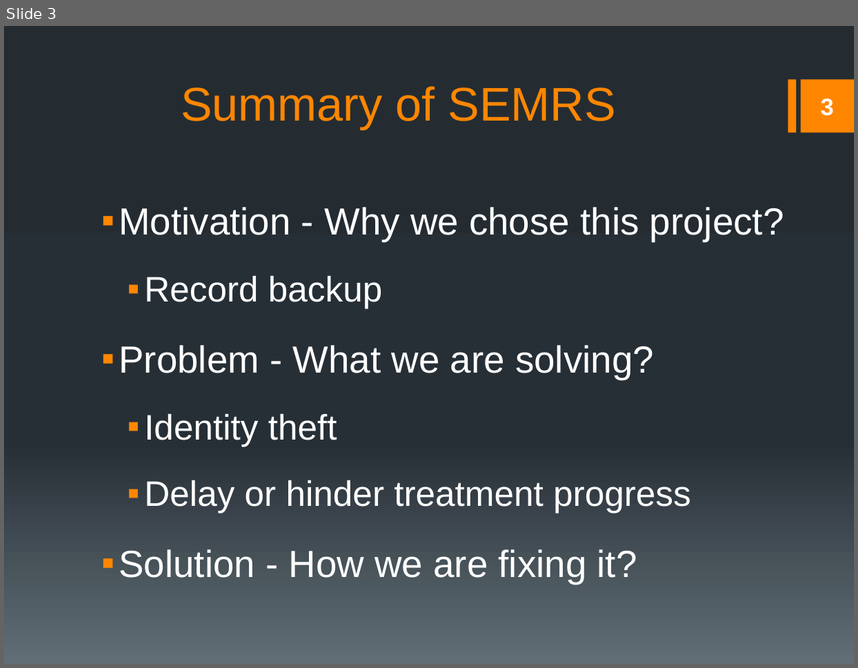
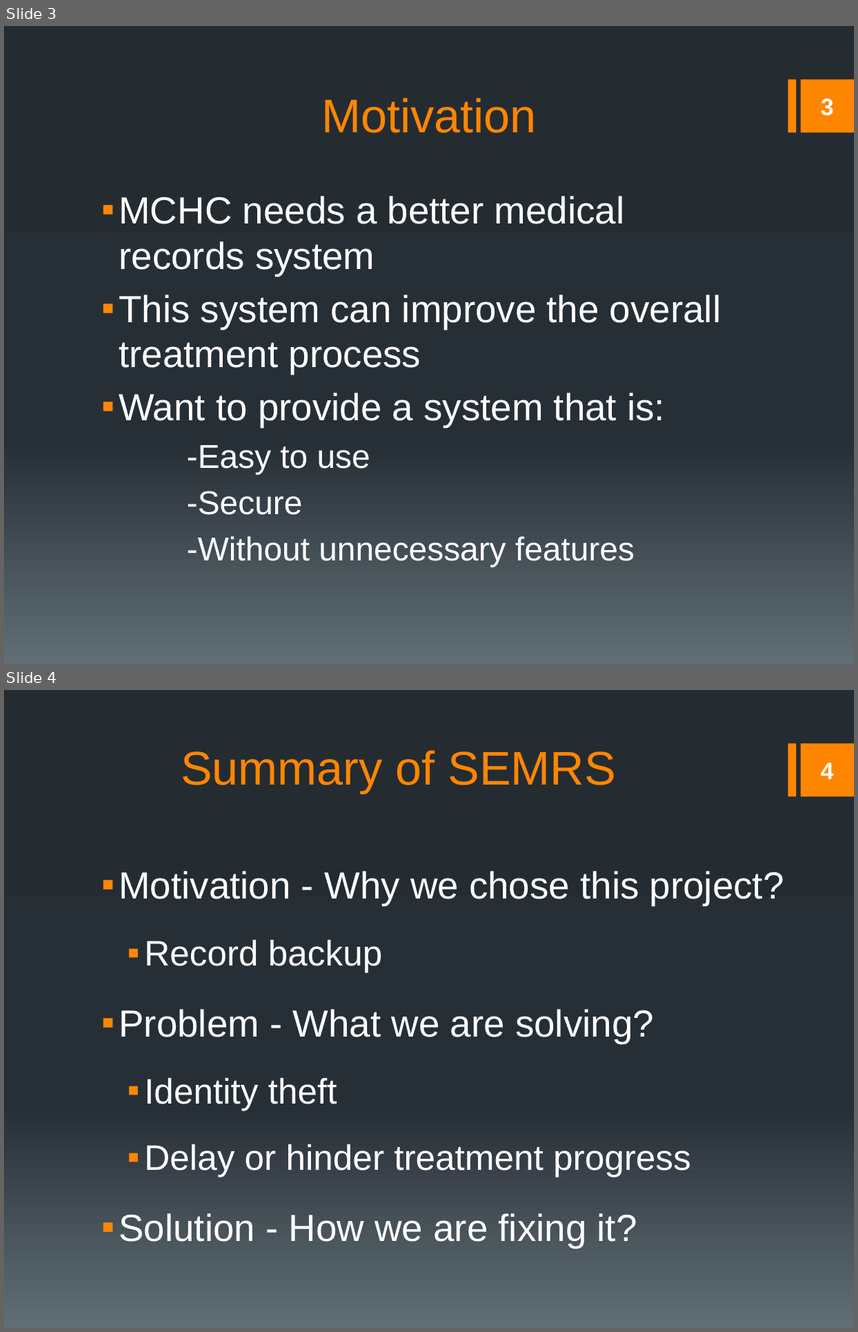
Before and after one commit to rmkane/semrs, a slide deck: Documentation/Final_Presentation.pptx. Shown one above the other, each under a label of ours: slide 3 before the commit, slides 3 and 4 after it. The pictures are 858x668 and 858x1332 pixels, drawn with LibreOffice and Linux fonts; fonts in the diff are those of the drawing. Boxes give left, top, right and bottom in pixels: in the first picture for what was removed or moved away, otherwise in the second. Text is boxed around its words. In the diff, an @@ line names an element or a change of style, - is before the commit and + after.

```diff
--- a/Documentation/Final_Presentation.pptx
+++ b/Documentation/Final_Presentation.pptx
@@ slide 3 added at bbox=[4, 26, 854, 664], background gradient #242C33 to #273037 to #636D76; not listed: 2 template elements that a slide beside it also shows @@
@@ title added at bbox=[321, 98, 537, 133], 40 pt, text #FF8600 @@
+Motivation
@@ page number added at bbox=[821, 98, 834, 116], 20 pt, text #FFFFFF, bold @@
+3
@@ text added at bbox=[119, 196, 721, 566], 32 pt, text #FFFFFF @@
+▪ MCHC needs a better medical records system
+▪ This system can improve the overall treatment process
+▪ Want to provide a system that is:
+-Easy to use
+-Secure
+-Without unnecessary features
@@ what was slide 3 is now slide 4 @@
@@ page number at bbox=[821, 762, 834, 779]: text changed @@
-3
+4
```
Also in this commit, not shown: 3 slides changed, 4 other slides added, 2 slides removed, 1 other file.
